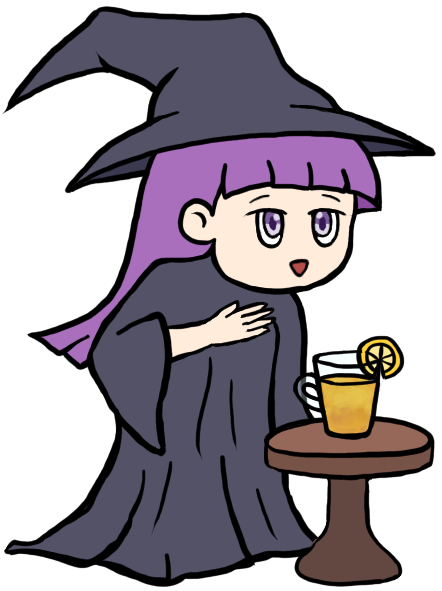
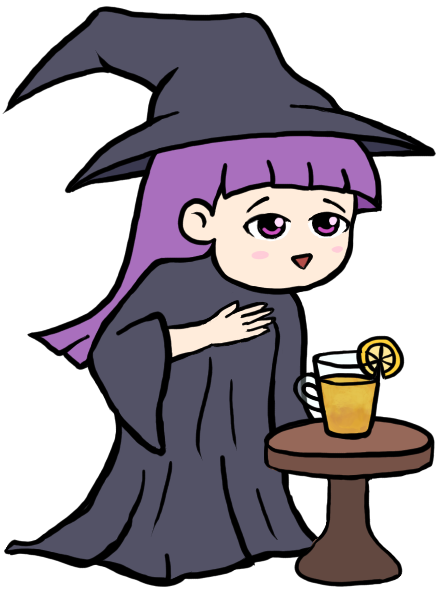
Comparing the layer stacks of the two (442, 591) images. Changes:
added layer "face 3" above "face 2" over [242, 194, 353, 278]
hid group "face 2" (2 layers) over [242, 194, 353, 278]
painted on "sorcerer line" over [242, 194, 353, 278]
painted on "sorcerer color" over [242, 194, 353, 278]
